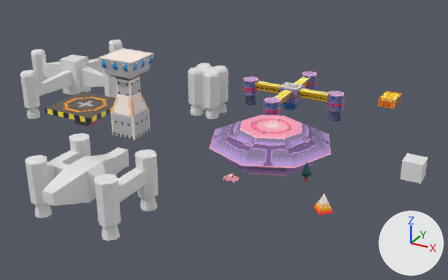
An edit to the Blender file random.blend, drawn before and after from the same camera.
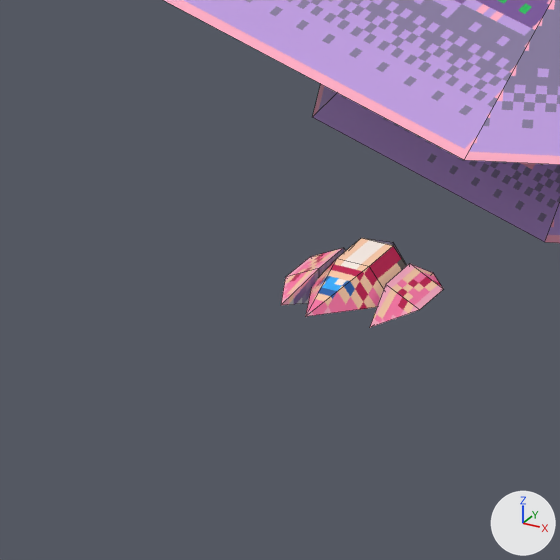
Each version is shown whole from a camera (50 mm lens) standing at (25.1, -56.0, 27.0) and looking at (-6.3, 1.0, -1.5), then close up on the part from 43% to 56% of the width and 53% to 74% of the height. Lighting does not change. The marker at lower right points along +X, +Y and +Z. The close-ups show mesh edges as thin lines.

The first close-up shows 'Aline_fighter', 'Cylinder'.
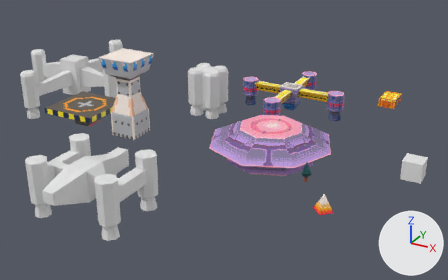
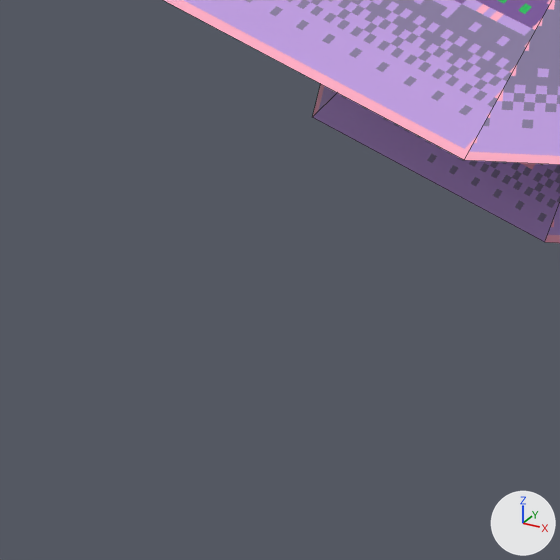
The edits, one by one:
me_cube_015 has 26 vertices, 30 faces and spans x -0.75..0.72, y -1.1..0.69, z -0.52..0.0.
me_cube_015 is used by ob_aline_fighter; location (0.0, -9.0, 0.0).
me_cube_015 part 1: the whole mesh is turned 90 degrees about the z axis through the mesh origin.
Object 'Aline_fighter' (ob_aline_fighter) moves from (0.0, -9.0, 0.0) to (0.0, 0.0, 0.0).

What differs and where, as boxes [x1, y1, x2, y2] in the close-ups (560 x 560 px):
'Aline_fighter', mesh turned, moved (not visible afterwards): before [281, 238, 443, 327]
